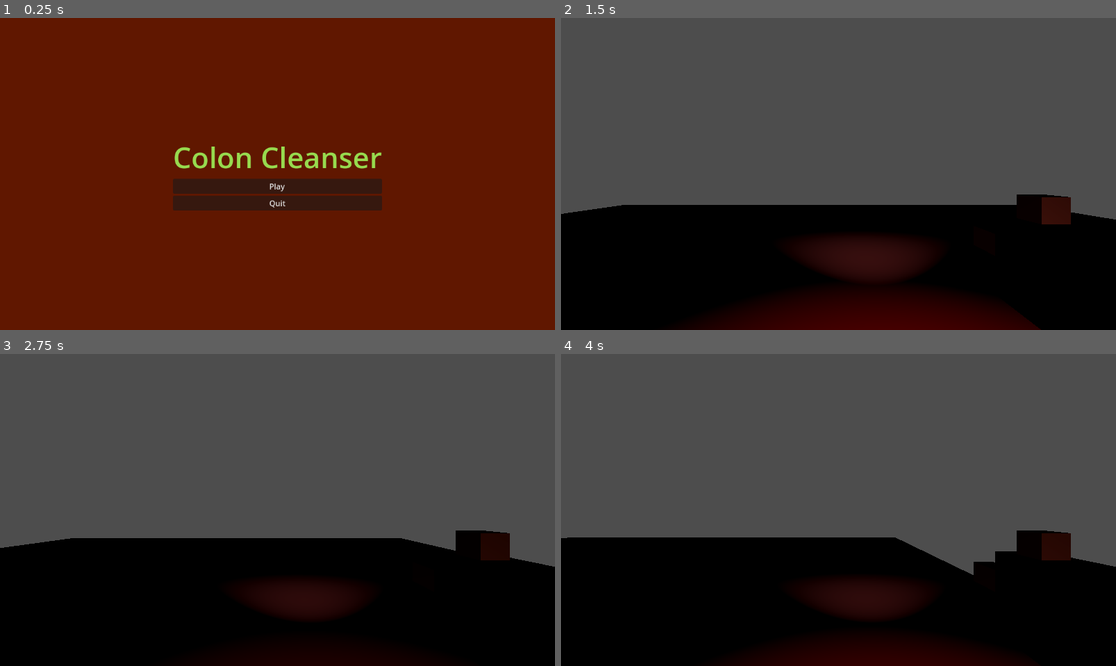
Above: before the commit, frames 1-4 (two rows, left to right).
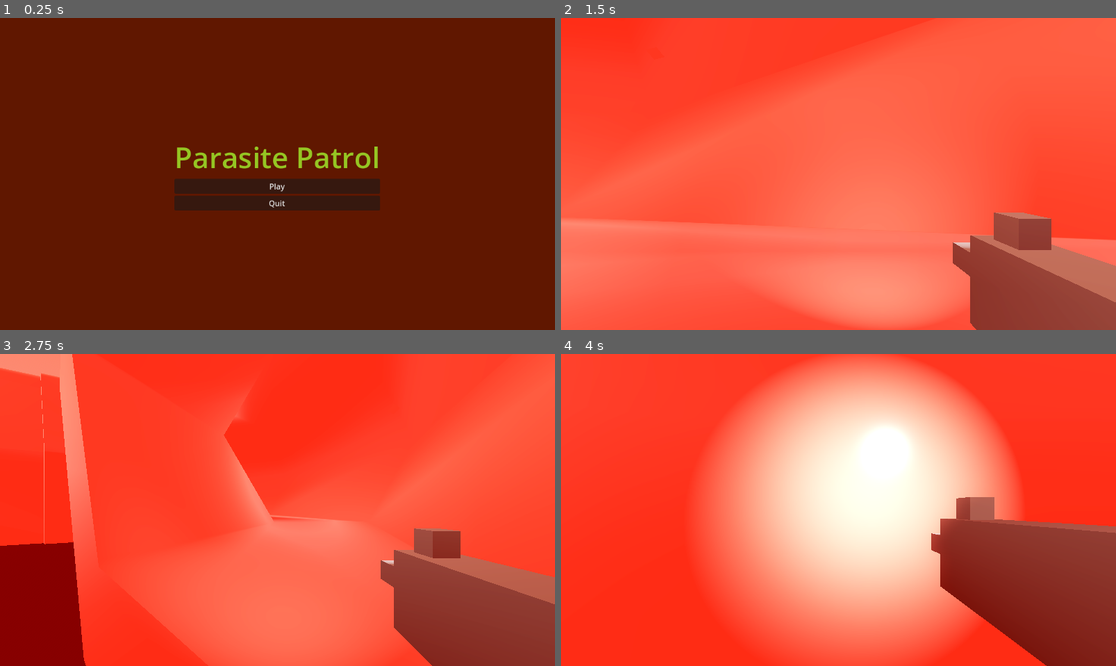
Above: after the commit, the same moments.

Repository: akulkarni3472/GWJ67-Parasite
Game: Godot game, scene res://Menus/MainMenu/main_menu.tscn
Same seed, same stepped clock (60 frames per second), same inputs: the game is played once before the commit and once after it.
Inputs (mouse positions are in pixels of both pictures, inside the frame that each line leads up to):
- Up to frame 1 (0.25 s): no input
- Up to frame 2 (1.5 s): click "Play" at 0.5 s; tap Enter (ui_accept) at 1.25 s; move the mouse to (960, 158) at 1.27 s; hold D (move_right) from 1.28 s (still down); click (960, 158) at 1.35 s
- Up to frame 3 (2.75 s): tap Space (jump) at 1.52, 1.82, 2.27, 2.57 s; tap Enter (ui_accept) at 1.55, 2.1 s; move the mouse to (166, 525) at 2.02 s; release D (move_right) at 2.03 s; hold S (move_back) from 2.03 s (still down); tap Shift (sprint, bound only after the commit) at 2.3 s
- Up to frame 4 (4 s): move the mouse to (894, 441) at 2.77 s; release S (move_back) at 2.78 s; hold D (move_right) from 2.78 s (still down); tap Shift (sprint, bound only after the commit) at 2.85 s; tap Space (jump) at 3.05, 3.6, 3.77 s; move the mouse to (810, 572) at 3.52 s; click (810, 572) at 3.8 s

The runs differ from the first frame. In frame 1, 1.5% of the frame differs, in the area x 31-69%, y 41-62%; in frame 2, 100%, in the area x 0-100%, y 0-100%; in frame 3, 100%; in frame 4, 100%.

Commit message:
Implemented basic level 1

Diff:
--- /dev/null
+++ b/Enemies/Attack/Parasite_Bullet.tscn
@@ -0,0 +1,25 @@
+[gd_scene load_steps=4 format=3 uid="uid://b8s8b12bl6vfm"]
+
+[sub_resource type="CapsuleShape3D" id="CapsuleShape3D_wdvfb"]
+radius = 0.285581
+height = 0.951935
+
+[sub_resource type="ORMMaterial3D" id="ORMMaterial3D_0riq6"]
+albedo_color = Color(0.0784314, 0.133333, 0.25098, 1)
+
+[sub_resource type="SphereMesh" id="SphereMesh_ggymf"]
+material = SubResource("ORMMaterial3D_0riq6")
+radius = 0.3
+rings = 10
+
+[node name="Bullet" type="RigidBody3D" groups=["enemy_bullet"]]
+transform = Transform3D(1, 0, 0, 0, 1, 0, 0, 0, 1, 0, 0.15, 0)
+
+[node name="CollisionShape3D" type="CollisionShape3D" parent="."]
+transform = Transform3D(0.325112, 0, 0, 0, -1.42111e-08, -0.325112, 0, 0.325112, -1.42111e-08, 0, -0.149662, 0)
+shape = SubResource("CapsuleShape3D_wdvfb")
+
+[node name="MeshInstance3D" type="MeshInstance3D" parent="."]
+transform = Transform3D(0.325112, 0, 0, 0, -1.42111e-08, -0.325112, 0, 0.325112, -1.42111e-08, 1.38235e-05, -0.148888, 0)
+gi_mode = 2
+mesh = SubResource("SphereMesh_ggymf")
--- /dev/null
+++ b/Enemies/GunWorm/GunWorm.tscn
@@ -0,0 +1,3 @@
+[gd_scene format=3 uid="uid://ciedmpdxfqyo6"]
+
+[node name="GunWorm" type="CharacterBody3D"]
--- /dev/null
+++ b/Enemies/Parasite.tres
@@ -0,0 +1,7 @@
+[gd_resource type="StandardMaterial3D" format=3 uid="uid://du16psh71p6jw"]
+
+[resource]
+albedo_color = Color(0.584314, 0.776471, 0.137255, 1)
+roughness = 0.3
+subsurf_scatter_enabled = true
+subsurf_scatter_strength = 0.5
--- /dev/null
+++ b/Enemies/Parasite_Head.tres
@@ -0,0 +1,7 @@
+[gd_resource type="StandardMaterial3D" format=3 uid="uid://dan3ay1vgwxk0"]
+
+[resource]
+albedo_color = Color(0.282353, 0.380392, 0.0588235, 1)
+roughness = 0.3
+subsurf_scatter_enabled = true
+subsurf_scatter_strength = 0.5
--- /dev/null
+++ b/Enemies/Worm/Worm.tscn
@@ -0,0 +1,42 @@
+[gd_scene load_steps=7 format=3 uid="uid://c3tyqf82g583f"]
+
+[ext_resource type="Material" uid="uid://du16psh71p6jw" path="res://Enemies/Parasite.tres" id="1_abm04"]
+[ext_resource type="Material" uid="uid://dan3ay1vgwxk0" path="res://Enemies/Parasite_Head.tres" id="2_7v70l"]
+
+[sub_resource type="CapsuleMesh" id="CapsuleMesh_iso7g"]
+material = ExtResource("1_abm04")
+
+[sub_resource type="SphereMesh" id="SphereMesh_ahdqr"]
+material = ExtResource("2_7v70l")
+radius = 0.4
+
+[sub_resource type="CapsuleShape3D" id="CapsuleShape3D_631m3"]
+
+[sub_resource type="CylinderShape3D" id="CylinderShape3D_bm8ym"]
+height = 1.0
+radius = 4.0
+
+[node name="Worm" type="CharacterBody3D" groups=["enemy"]]
+
+[node name="MeshInstance3D" type="MeshInstance3D" parent="."]
+transform = Transform3D(1, 0, 0, 0, -4.37114e-08, -1, 0, 1, -4.37114e-08, 0, 0.5, 0)
+mesh = SubResource("CapsuleMesh_iso7g")
+
+[node name="MeshInstance3D" type="MeshInstance3D" parent="MeshInstance3D"]
+transform = Transform3D(0.75, 0, 0, 0, 0.75, 0, 0, 0, 0.75, 0, 1, 0)
+mesh = SubResource("SphereMesh_ahdqr")
+
+[node name="OmniLight3D" type="OmniLight3D" parent="MeshInstance3D"]
+transform = Transform3D(1, 0, 0, 0, 1, 0, 0, 0, 1, 0, 1.26363, -0.262458)
+light_color = Color(0.584314, 0.776471, 0.137255, 1)
+light_energy = 4.0
+
+[node name="CollisionShape3D" type="CollisionShape3D" parent="."]
+transform = Transform3D(1, 0, 0, 0, -4.37114e-08, -1, 0, 1, -4.37114e-08, 0, 0.5, 0)
+shape = SubResource("CapsuleShape3D_631m3")
+
+[node name="Area3D" type="Area3D" parent="."]
+
+[node name="CollisionShape3D" type="CollisionShape3D" parent="Area3D"]
+transform = Transform3D(1, 0, 0, 0, 1, 0, 0, 0, 1, 0, 0.529304, 0)
+shape = SubResource("CylinderShape3D_bm8ym")
--- /dev/null
+++ b/Levels/Components/Guts-Bend.tscn
@@ -0,0 +1,23 @@
+[gd_scene load_steps=2 format=3 uid="uid://ble444xsnaek4"]
+
+[ext_resource type="Material" uid="uid://cngmeo6103joa" path="res://Levels/Components/guts-shiny.tres" id="1_y4u1s"]
+
+[node name="Intestine-Bend" type="CSGTorus3D" groups=["gut-floor"]]
+transform = Transform3D(15.6317, 0, 0, 0, 15.6317, 0, 0, 0, 15.6317, -23.9802, 33.5683, -0.657748)
+use_collision = true
+inner_radius = 10.0
+outer_radius = 2.702
+material = ExtResource("1_y4u1s")
+
+[node name="CSGCombiner3D" type="CSGCombiner3D" parent="."]
+operation = 2
+
+[node name="CSGBox3D" type="CSGBox3D" parent="CSGCombiner3D"]
+transform = Transform3D(1, 0, 0, 0, 1, 0, 0, 0, 1, 0.046051, -0.106714, 5.76721)
+size = Vector3(20.3922, 6.698, 11.6909)
+material = ExtResource("1_y4u1s")
+
+[node name="CSGTorus3D" type="CSGTorus3D" parent="CSGCombiner3D"]
+inner_radius = 4.0
+outer_radius = 9.0
+material = ExtResource("1_y4u1s")
--- /dev/null
+++ b/Levels/Components/Guts-End-Cap.tscn
@@ -0,0 +1,16 @@
+[gd_scene load_steps=2 format=3 uid="uid://bmt2g44swui7e"]
+
+[ext_resource type="Material" uid="uid://cngmeo6103joa" path="res://Levels/Components/guts-shiny.tres" id="1_pfe5i"]
+
+[node name="Guts-end-cap" type="CSGSphere3D"]
+transform = Transform3D(1, 0, 0, 0, 1, 0, 0, 0, 1, 0, 10.0547, 0)
+radius = 10.0
+material = ExtResource("1_pfe5i")
+
+[node name="CSGCombiner3D" type="CSGCombiner3D" parent="."]
+operation = 2
+
+[node name="CSGBox3D" type="CSGBox3D" parent="CSGCombiner3D"]
+transform = Transform3D(1, 0, 0, 0, 1, 0, 0, 0, 1, 0.101734, 0.0659485, 4.96507)
+size = Vector3(20.1022, 20.0721, 9.93904)
+material = ExtResource("1_pfe5i")
--- /dev/null
+++ b/Levels/Components/Guts-Tube.tscn
@@ -0,0 +1,20 @@
+[gd_scene load_steps=2 format=3 uid="uid://dlcwv3lgrqhp0"]
+
+[ext_resource type="Material" uid="uid://cngmeo6103joa" path="res://Levels/Components/guts-shiny.tres" id="1_16rqd"]
+
+[node name="CSGCylinder3D" type="CSGCylinder3D"]
+transform = Transform3D(1, 0, 0, 0, -4.37114e-08, -1, 0, 1, -4.37114e-08, -0.0231876, 2.17317, 0.409012)
+use_collision = true
+radius = 4.0
+height = 15.0
+sides = 6
+material = ExtResource("1_16rqd")
+
+[node name="CSGCombiner3D" type="CSGCombiner3D" parent="."]
+operation = 2
+
+[node name="CSGCylinder3D2" type="CSGCylinder3D" parent="CSGCombiner3D"]
+radius = 2.499
+height = 15.0
+sides = 6
+material = ExtResource("1_16rqd")
--- /dev/null
+++ b/Levels/Components/guts-shiny.tres
@@ -0,0 +1,5 @@
+[gd_resource type="StandardMaterial3D" format=3 uid="uid://cngmeo6103joa"]
+
+[resource]
+albedo_color = Color(1, 0.470588, 0.392157, 1)
+roughness = 0.2
--- a/Levels/level-1.tscn
+++ b/Levels/level-1.tscn
@@ -1,31 +1,62 @@
-[gd_scene load_steps=6 format=3 uid="uid://d234ib1l07eok"]
+[gd_scene load_steps=8 format=3 uid="uid://d234ib1l07eok"]
 
 [ext_resource type="PackedScene" uid="uid://de7ykwabmgyb5" path="res://Player/player.tscn" id="1_8wwit"]
-[ext_resource type="PackedScene" uid="uid://hy43fehokm4o" path="res://Player/Weapons/Bullet.tscn" id="2_mpqhp"]
+[ext_resource type="PackedScene" uid="uid://ble444xsnaek4" path="res://Levels/Components/Guts-Bend.tscn" id="4_0b1wg"]
+[ext_resource type="PackedScene" uid="uid://bmt2g44swui7e" path="res://Levels/Components/Guts-End-Cap.tscn" id="4_donql"]
+[ext_resource type="PackedScene" uid="uid://dlcwv3lgrqhp0" path="res://Levels/Components/Guts-Tube.tscn" id="4_vtufu"]
 
-[sub_resource type="BoxShape3D" id="BoxShape3D_nk2q7"]
-size = Vector3(30, 0.1, 30)
+[sub_resource type="ProceduralSkyMaterial" id="ProceduralSkyMaterial_o4pam"]
+sky_top_color = Color(1, 0.388235, 0.305882, 1)
+sky_horizon_color = Color(0.852941, 0.601961, 0.57647, 1)
+ground_bottom_color = Color(0.411765, 0.0196078, 0, 1)
+ground_horizon_color = Color(0.852941, 0.601961, 0.57647, 1)
 
-[sub_resource type="StandardMaterial3D" id="StandardMaterial3D_ehnpp"]
-albedo_color = Color(0.411765, 0.0196078, 0, 1)
+[sub_resource type="Sky" id="Sky_btp7l"]
+sky_material = SubResource("ProceduralSkyMaterial_o4pam")
 
-[sub_resource type="BoxMesh" id="BoxMesh_vo2uq"]
-material = SubResource("StandardMaterial3D_ehnpp")
-size = Vector3(30, 0.1, 30)
+[sub_resource type="Environment" id="Environment_8rvct"]
+background_mode = 2
+sky = SubResource("Sky_btp7l")
+ambient_light_source = 2
+ambient_light_color = Color(1, 0.360784, 0.27451, 1)
+tonemap_mode = 2
+ssr_enabled = true
+ssao_enabled = true
+ssil_enabled = true
+sdfgi_enabled = true
+glow_enabled = true
 
 [node name="Level-1" type="Node3D"]
+
+[node name="WorldEnvironment" type="WorldEnvironment" parent="."]
+environment = SubResource("Environment_8rvct")
 
 [node name="Player" parent="." instance=ExtResource("1_8wwit")]
 transform = Transform3D(1, 0, 0, 0, 1, 0, 0, 0, 1, 0, 0.95, 0)
 
-[node name="Bullet" parent="Player" instance=ExtResource("2_mpqhp")]
-transform = Transform3D(1, 0, 0, 0, 1, 0, 0, 0, 1, 0.663239, 0.229102, 0.344078)
+[node name="CSGCylinder3D" parent="." instance=ExtResource("4_0b1wg")]
+transform = Transform3D(15.6317, 0, 0, 0, 15.6317, 0, 0, 0, 15.6317, -100.728, 33.5683, 8.09026)
 
-[node name="StaticBody3D" type="StaticBody3D" parent="."]
-transform = Transform3D(1, 0, 0, 0, 1, 0, 0, 0, 1, 0, -0.05, 0)
+[node name="CSGCylinder3D2" parent="." instance=ExtResource("4_0b1wg")]
+transform = Transform3D(15.6317, 0, 0, 0, -15.6317, 1.36657e-06, 0, -1.36657e-06, -15.6317, -302.337, 33.5683, 4.26361)
 
-[node name="CollisionShape3D" type="CollisionShape3D" parent="StaticBody3D"]
-shape = SubResource("BoxShape3D_nk2q7")
+[node name="CSGCylinder3D3" parent="." instance=ExtResource("4_0b1wg")]
+transform = Transform3D(15.6317, 0, 0, 0, 15.6317, 0, 0, 0, 15.6317, -503.705, 33.1664, 8.89798)
 
-[node name="MeshInstance3D" type="MeshInstance3D" parent="StaticBody3D"]
-mesh = SubResource("BoxMesh_vo2uq")
+[node name="CSGCylinder3D4" parent="." instance=ExtResource("4_0b1wg")]
+transform = Transform3D(15.6317, 0, 0, 0, -15.6317, 1.36657e-06, 0, -1.36657e-06, -15.6317, -701.965, 33.4091, 1.91046)
+
+[node name="CSGCylinder3D5" parent="." instance=ExtResource("4_0b1wg")]
+transform = Transform3D(15.6317, 0, 0, 0, 15.6317, 0, 0, 0, 15.6317, -901.408, 33.1664, 8.89798)
+
+[node name="CSGCylinder3D6" parent="." instance=ExtResource("4_0b1wg")]
+transform = Transform3D(15.6317, 0, 0, 0, -15.6317, 1.36657e-06, 0, -1.36657e-06, -15.6317, -1099.67, 33.4091, 1.91046)
+
+[node name="Guts-end-cap" parent="." instance=ExtResource("4_donql")]
+transform = Transform3D(-6.05635, 0, -5.29463e-07, 0, 6.05635, 0, 5.29463e-07, 0, -6.05635, -1.97582, 33.3269, 6.74508)
+
+[node name="Guts-end-cap2" parent="." instance=ExtResource("4_donql")]
+transform = Transform3D(7.01697, 0, 0, 0, 7.01697, 0, 0, 0, 7.01697, -1199.42, 33.3269, -598.615)
+
+[node name="CSGCylinder3D7" parent="." instance=ExtResource("4_vtufu")]
+transform = Transform3D(16.5195, 0, 0, 0, -1.77284e-06, -16.5195, 0, 40.5579, -7.22091e-07, -1199.09, 34.8022, -295.3)
--- a/Menus/MainMenu/main_menu.tscn
+++ b/Menus/MainMenu/main_menu.tscn
@@ -4,7 +4,7 @@
 
 [sub_resource type="LabelSettings" id="LabelSettings_pgfj8"]
 font_size = 60
-font_color = Color(0.592157, 0.858824, 0.309804, 1)
+font_color = Color(0.584314, 0.776471, 0.137255, 1)
 
 [node name="MainMenu" type="Control"]
 layout_mode = 3
@@ -38,7 +38,7 @@
 
 [node name="Label" type="Label" parent="CenterContainer/VBoxContainer"]
 layout_mode = 2
-text = "Colon Cleanser"
+text = "Parasite Patrol"
 label_settings = SubResource("LabelSettings_pgfj8")
 
 [node name="Play" type="Button" parent="CenterContainer/VBoxContainer"]
--- a/Player/Weapons/Bullet.gdshader
+++ /dev/null
@@ -1,14 +0,0 @@
-shader_type spatial;
-
-void vertex() {
-	// Called for every vertex the material is visible on.
-}
-
-void fragment() {
-	// Called for every pixel the material is visible on.
-}
-
-//void light() {
-	// Called for every pixel for every light affecting the material.
-	// Uncomment to replace the default light processing function with this one.
-//}
--- a/Player/Weapons/Bullet.tscn
+++ b/Player/Weapons/Bullet.tscn
@@ -16,15 +16,7 @@
 height = 0.6
 rings = 10
 
-[sub_resource type="StandardMaterial3D" id="StandardMaterial3D_igd8j"]
-albedo_color = Color(0.980392, 0.380392, 0.286275, 1)
-
-[sub_resource type="SphereMesh" id="SphereMesh_jfa42"]
-material = SubResource("StandardMaterial3D_igd8j")
-radius = 0.025
-height = 0.05
-
-[node name="Bullet" type="RigidBody3D"]
+[node name="Bullet" type="RigidBody3D" groups=["player_bullet"]]
 transform = Transform3D(1, 0, 0, 0, 1, 0, 0, 0, 1, 0, 0.15, 0)
 
 [node name="CollisionShape3D" type="CollisionShape3D" parent="."]
@@ -37,16 +29,6 @@
 
 [node name="OmniLight3D" type="OmniLight3D" parent="."]
 light_color = Color(0.980392, 0.380392, 0.286275, 1)
-light_energy = 8.0
+light_energy = 4.0
+light_size = 0.333
 light_specular = 0.2
-
-[node name="CPUParticles3D" type="CPUParticles3D" parent="."]
-transform = Transform3D(1, 0, 0, 0, 1, 0, 0, 0, 1, 0, -0.0177215, 0.132482)
-randomness = 0.2
-lifetime_randomness = 0.2
-mesh = SubResource("SphereMesh_jfa42")
-emission_shape = 1
-emission_sphere_radius = 0.2
-emission_colors = PackedColorArray(0.741176, 0.156863, 0.0705882, 1)
-gravity = Vector3(0, 0, 10)
-scale_amount_min = 0.3
--- a/Player/Weapons/gun_base.tscn
+++ b/Player/Weapons/gun_base.tscn
@@ -33,11 +33,11 @@
 
 [node name="SpotLight3D" type="SpotLight3D" parent="MeshInstance3D/sight_mesh"]
 transform = Transform3D(1, 0, 0, 0, 1, 0, 0, 0, 1, 0, 0.072, -0.055)
-light_energy = 8.0
+light_energy = 16.0
 light_indirect_energy = 8.0
 light_volumetric_fog_energy = 8.0
-spot_range = 8.0
-spot_angle = 32.9888
+spot_range = 43.2656
+spot_angle = 44.7521
 
 [node name="CollisionShape3D" type="CollisionShape3D" parent="."]
 transform = Transform3D(1, 0, 0, 0, 1, 0, 0, 0, 1, 0, 0.2, -0.107)
--- a/Player/player.gd
+++ b/Player/player.gd
@@ -1,38 +1,61 @@
 extends CharacterBody3D
 
 
-@export var speed = 5.0
-@export var JUMP_VELOCITY = 4.5
-@export var sensitivity = 0.3
+@export var speed = 20.0
+@export var sprint_speed = 3
+@export var jump_strength = 10
+@export var sensitivity = 0.003
+
+@export var min_view_angle = -50
+@export var max_view_angle = 80
+
+@export var weapon: Node
+@export var bullet: Node
 
 @onready var head = $Head
 @onready var camera = $Head/Camera
-@onready var weapon_mount = $WeaponMount
-@onready var gun_base = $WeaponMount/GunBase
-@export var weapon: Node
-@export var bullet: Node
+@onready var weapon_mount = $Head/WeaponMount
+@onready var gun_base = $Head/WeaponMount/GunBase
 
-# Get the gravity from the project settings to be synced with RigidBody nodes.
 var gravity = ProjectSettings.get_setting("physics/3d/default_gravity")
+var bullet_emitter
+var sprint_mult
 
 func _ready():
-	pass
+	Input.set_mouse_mode(Input.MOUSE_MODE_CAPTURED)
+	bullet_emitter = get_node("Head/WeaponMount/GunBase/BulletEmitter")
+
+func _unhandled_input(event):
+	if event is InputEventMouseMotion:
+		head.rotate_y(-event.relative.x * sensitivity)
+		camera.rotate_x(-event.relative.y * sensitivity)
+		camera.rotation.x = clamp(camera.rotation.x, deg_to_rad(min_view_angle), deg_to_rad(max_view_angle))
+		weapon_mount.rotate_x(-event.relative.y * sensitivity)
+		weapon_mount.rotation.x = clamp(camera.rotation.x, deg_to_rad(min_view_angle), deg_to_rad(max_view_angle))
 
 func _physics_process(delta):
-	# Add the gravity.
 	if not is_on_floor():
 		velocity.y -= gravity * delta
 
-	if Input.is_action_just_pressed("ui_accept") and is_on_floor():
-		velocity.y = JUMP_VELOCITY
+	if Input.is_action_just_pressed("jump") and is_on_floor():
+		velocity.y = jump_strength
+
+	if Input.is_action_just_pressed("sprint"):
+		sprint_mult = sprint_speed
+	else:
+		sprint_mult = 1
 
 	var input_dir = Input.get_vector("move_left", "move_right", "move_front", "move_back")
-	var direction = (transform.basis * Vector3(input_dir.x, 0, input_dir.y)).normalized()
+	var direction = (head.transform.basis * Vector3(input_dir.x, 0, input_dir.y)).normalized()
 	if direction:
-		velocity.x = direction.x * speed
-		velocity.z = direction.z * speed
+		velocity.x = direction.x * speed * sprint_mult
+		velocity.z = direction.z * speed * sprint_mult
 	else:
 		velocity.x = move_toward(velocity.x, 0, speed)
 		velocity.z = move_toward(velocity.z, 0, speed)
 
 	move_and_slide()
+
+func fire(delta):
+	if Input.is_action_just_pressed("shoot"):
+		print("Bang!")
--- /dev/null
+++ b/Player/player.tres
@@ -0,0 +1,4 @@
+[gd_resource type="StandardMaterial3D" format=3 uid="uid://c5ulx8uxxcg2t"]
+
+[resource]
+albedo_color = Color(1, 0.972549, 0.909804, 1)
--- a/Player/player.tscn
+++ b/Player/player.tscn
@@ -1,9 +1,11 @@
-[gd_scene load_steps=5 format=3 uid="uid://de7ykwabmgyb5"]
+[gd_scene load_steps=6 format=3 uid="uid://de7ykwabmgyb5"]
 
 [ext_resource type="PackedScene" uid="uid://c23nef22jev88" path="res://Player/Weapons/gun_base.tscn" id="1_cjkj2"]
 [ext_resource type="Script" path="res://Player/player.gd" id="1_ujo7x"]
+[ext_resource type="Material" uid="uid://c5ulx8uxxcg2t" path="res://Player/player.tres" id="2_2flt8"]
 
 [sub_resource type="CapsuleMesh" id="CapsuleMesh_2uabs"]
+material = ExtResource("2_2flt8")
 
 [sub_resource type="CapsuleShape3D" id="CapsuleShape3D_lbee3"]
 
@@ -25,7 +27,10 @@
 
 [node name="Camera" type="Camera3D" parent="Head"]
 
-[node name="WeaponMount" type="Node3D" parent="."]
-transform = Transform3D(1, 0, 0, 0, 1, 0, 0, 0, 1, 0.763, 0, -0.36203)
+[node name="WeaponMount" type="Node3D" parent="Head"]
+transform = Transform3D(1, 0, 0, 0, 1, 0, 0, 0, 1, 0.6, -0.5, -0.362)
 
-[node name="GunBase" parent="WeaponMount" instance=ExtResource("1_cjkj2")]
+[node name="GunBase" parent="Head/WeaponMount" instance=ExtResource("1_cjkj2")]
+
+[node name="StepCast" type="RayCast3D" parent="."]
+transform = Transform3D(1, 0, 0, 0, 1, 0, 0, 0, 1, 0, -1, 0)
--- a/project.godot
+++ b/project.godot
@@ -51,3 +51,8 @@
 "events": [Object(InputEventMouseButton,"resource_local_to_scene":false,"resource_name":"","device":-1,"window_id":0,"a …(253 unchanged characters)…
 ]
 }
+sprint={
+"deadzone": 0.5,
+"events": [Object(InputEventKey,"resource_local_to_scene":false,"resource_name":"","device":-1,"window_id":0,"alt_pressed":false,"shift_pressed":false,"ctrl_pressed":false,"meta_pressed":false,"pressed":false,"keycode":0,"physical_keycode":4194325,"key_label":0,"unicode":0,"echo":false,"script":null)
+]
+}
Not shown: 1 places in Player/Weapons/Bullet.tscn that only renumber resources
